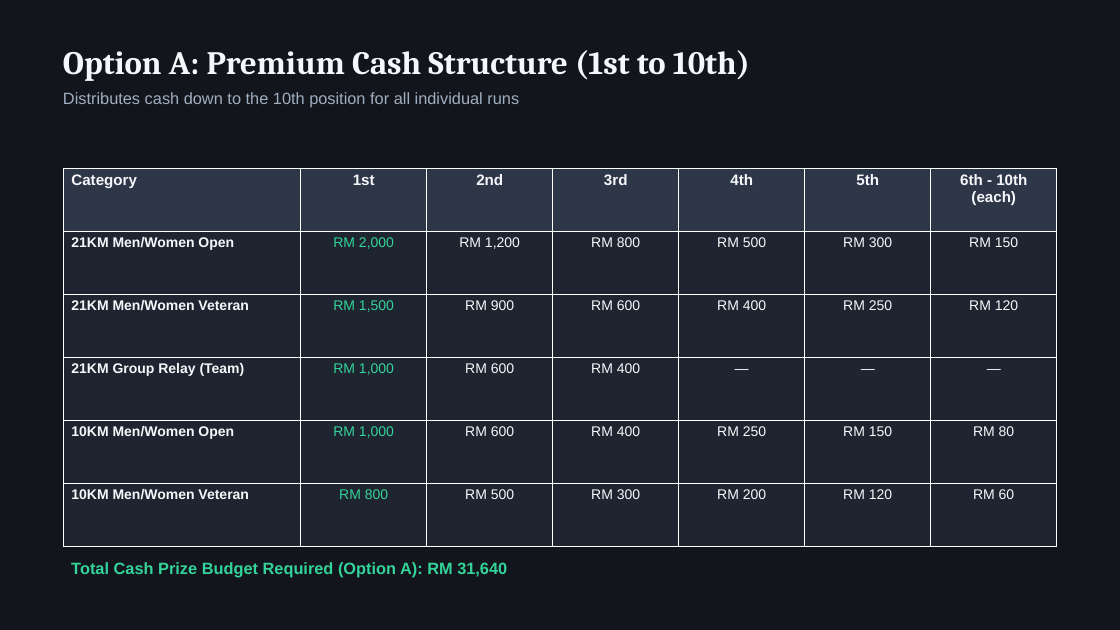
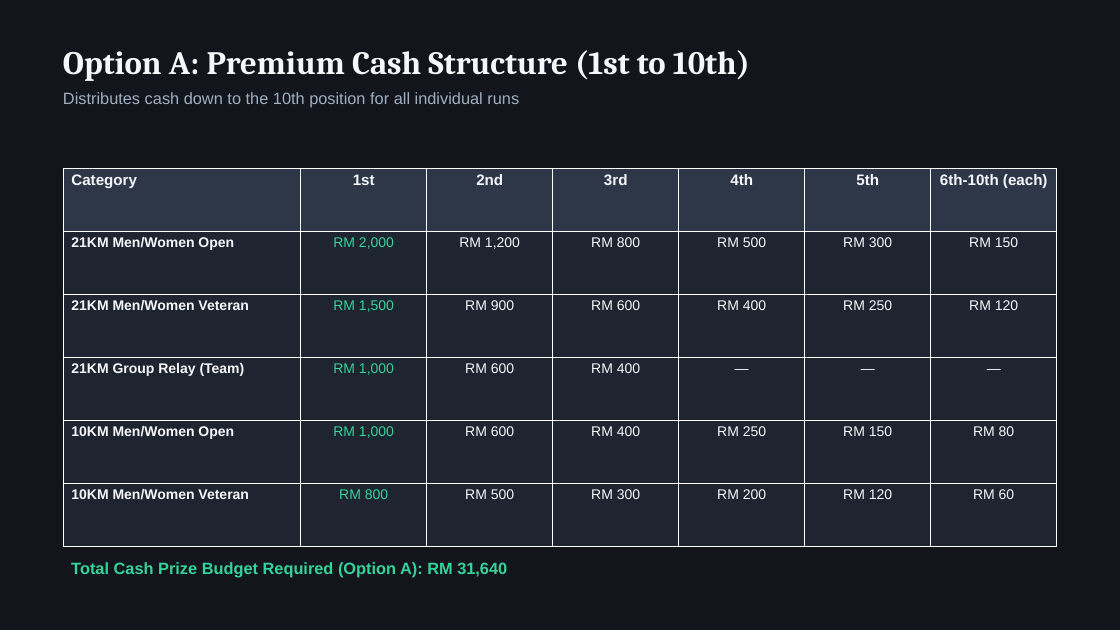
Before and after one commit to StartedfromRO/protocol-21km-prize-pool, a slide deck: slide 3 of prizes_presentation.pptx. Drawn at 1120x630 pixels with LibreOffice and Linux fonts; fonts in the diff are those of the drawing. Boxes give left, top, right and bottom in pixels: in the first picture for what was removed or moved away, otherwise in the second. Text is boxed around its words. In the diff, an @@ line names an element or a change of style, - is before the commit and + after.

```diff
--- a/prizes_presentation.pptx
+++ b/prizes_presentation.pptx
@@ table at bbox=[63, 168, 1057, 546] @@
-row 1, column 7: 6th - 10th (each)
+row 1, column 7: 6th-10th (each)
```
Also in this commit, not shown: 1 other slide changed, 2 other files.
